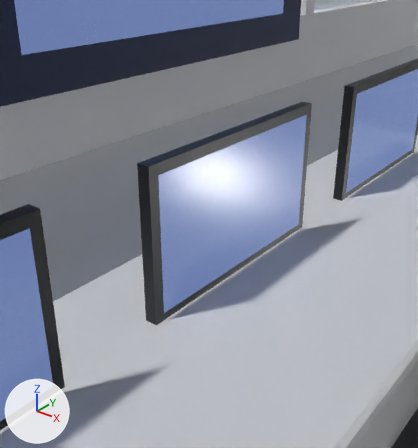
A saved change to the glTF model public/hq/glb/fleet.glb.
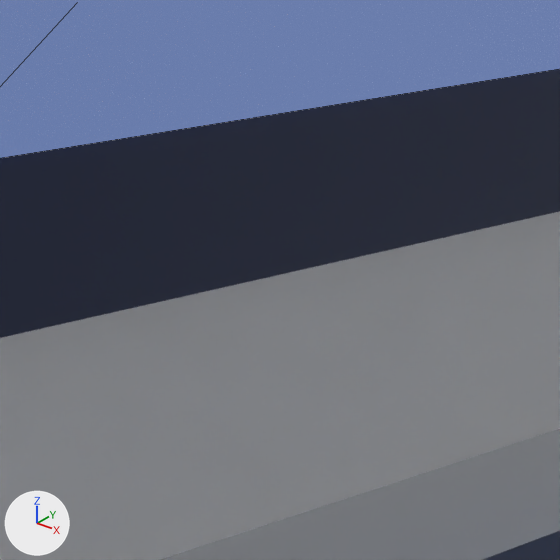
There are two pictures of each version: one from a 50 mm camera at (-6.383, 52.306, 2.567) aimed at (-7.756, 54.022, 1.503), one close up on the part from 10% to 44% of the width and 3% to 34% of the height. The axes (+X, +Y, +Z) are drawn at lower left. The lights are the same throughout. The first two pictures are the older version. The close-ups show mesh edges as thin lines. Where no turn or scale is listed for an object, it has been applied to the vertices.

The first close-up shows 'fleet_static', 'screen_fleet_map'.
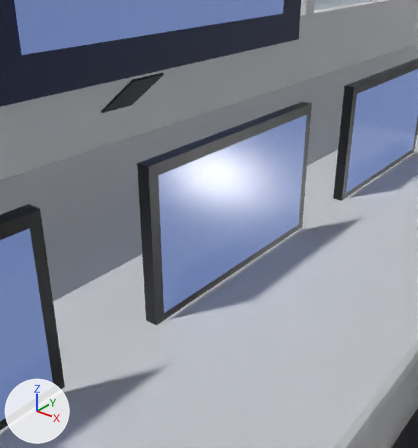
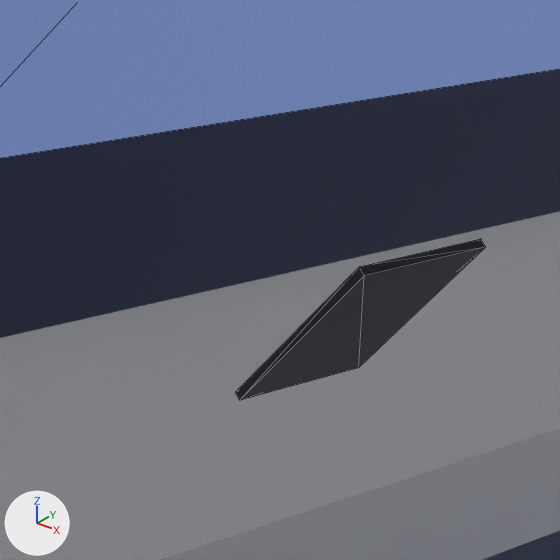
Commit message: Fleet: admin stands behind the operations desk facing the room; real Fleet app on the wall

What changed in the scene script:
```text
Add me_flt_dev8_body:
    me_flt_dev8_body.from_pydata([(-0.098, 0.089, -0.084), (0.104, 0.089, 0.076), (0.104, -0.089, 0.076), (-0.098, -0.089, -0.084), (0.098, -0.089, 0.084), (-0.104, -0.089, -0.076), (0.098, 0.089, 0.084), (-0.104, 0.089, -0.076)], [], [(0, 1, 2), (0, 2, 3), (3, 2, 4), (3, 4, 5), (5, 4, 6), (5, 6, 7), (7, 6, 1), (7, 1, 0), (3, 5, 7), (3, 7, 0), (4, 2, 1), (4, 1, 6)])
    me_flt_dev8_body.materials.append(mat_black)  # black #141518
Add ob_flt_dev8_body:
    ob_flt_dev8_body = bpy.data.objects.new('flt_dev8_body', me_flt_dev8_body)
    ob_flt_dev8_body.location = (-8.159, 54.007, 1.999)
```

Where the change shows, as pixel boxes (x1, y1, x2, y2) in the close-ups (560 x 560 px):
'flt_dev8_body', added (black)
    after: (236, 239, 485, 400)
